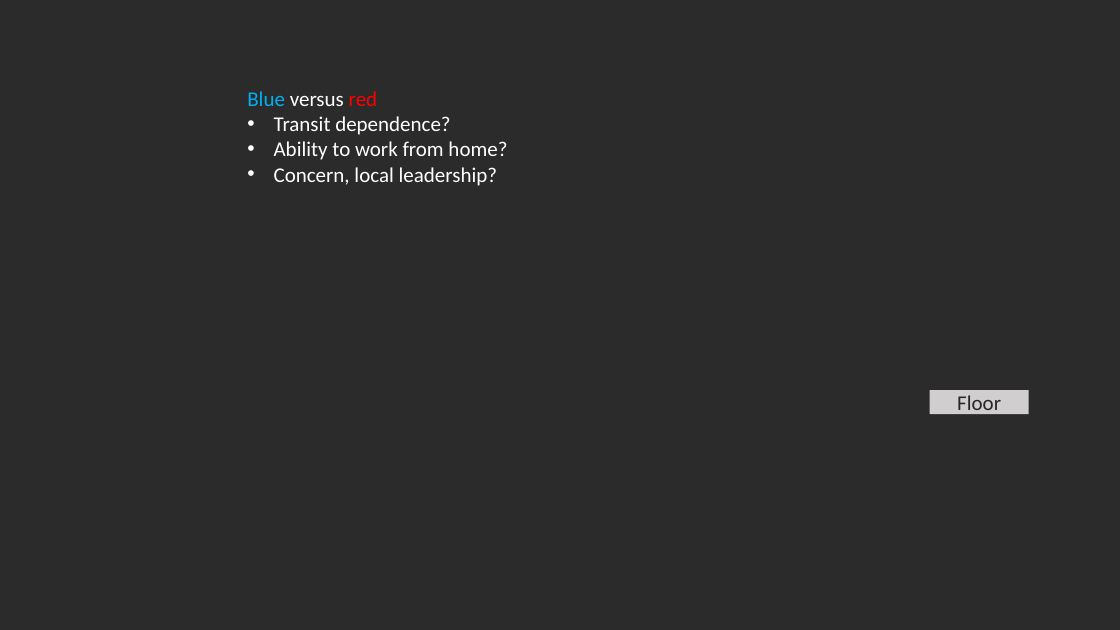
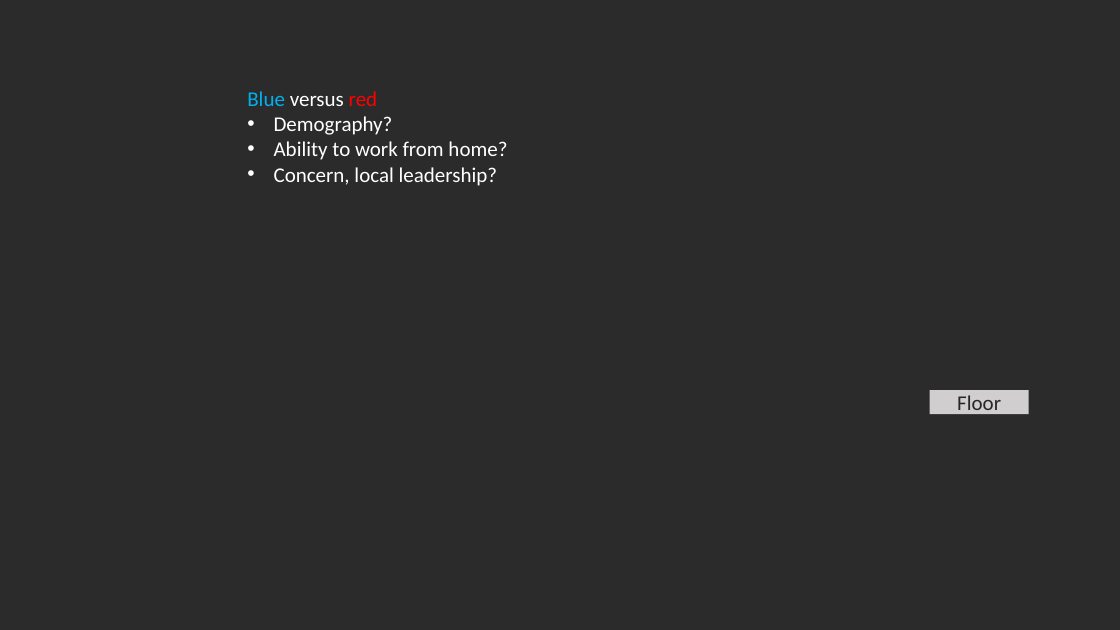
Before and after one commit to luyuliu/COVID-Transit-Demand, a slide deck: slide 7 of doc/pre_results.pptx (slide 4 before the commit). Drawn at 1120x630 pixels with LibreOffice and Linux fonts; fonts in the diff are those of the drawing; background and template pictures are left out; a plain dark background stands for a picture behind light text. Boxes give left, top, right and bottom in pixels: in the first picture for what was removed or moved away, otherwise in the second. Text is boxed around its words. In the diff, an @@ line names an element or a change of style, - is before the commit and + after.

```diff
--- a/doc/pre_results.pptx
+++ b/doc/pre_results.pptx
@@ text at (274,116,393,135): text changed @@
-• Transit dependence?
+• Demography?
```
Also in this commit, not shown: 4 other slides changed, 11 slides added, 7 slides removed, 1 other file.
